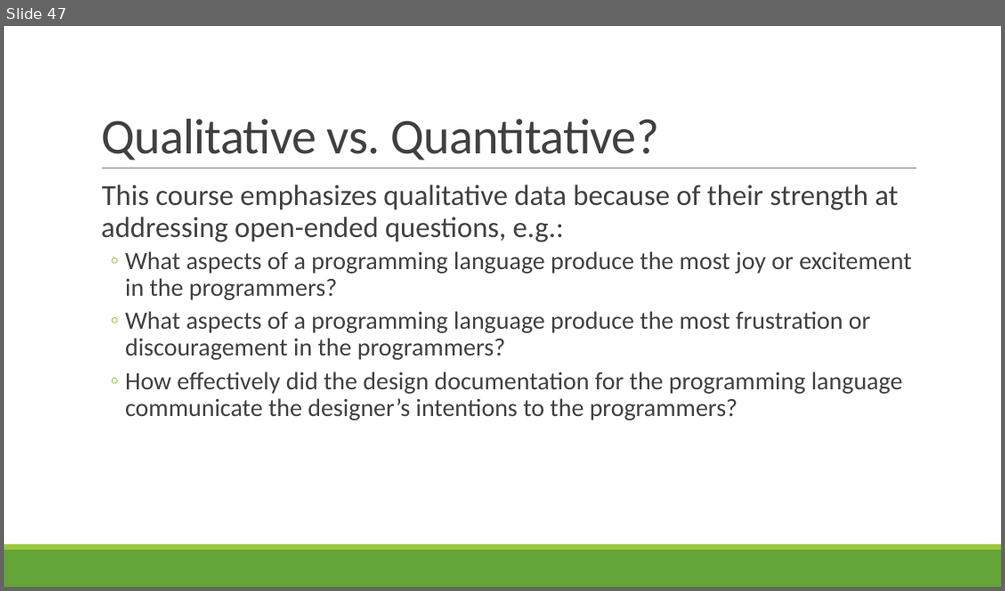
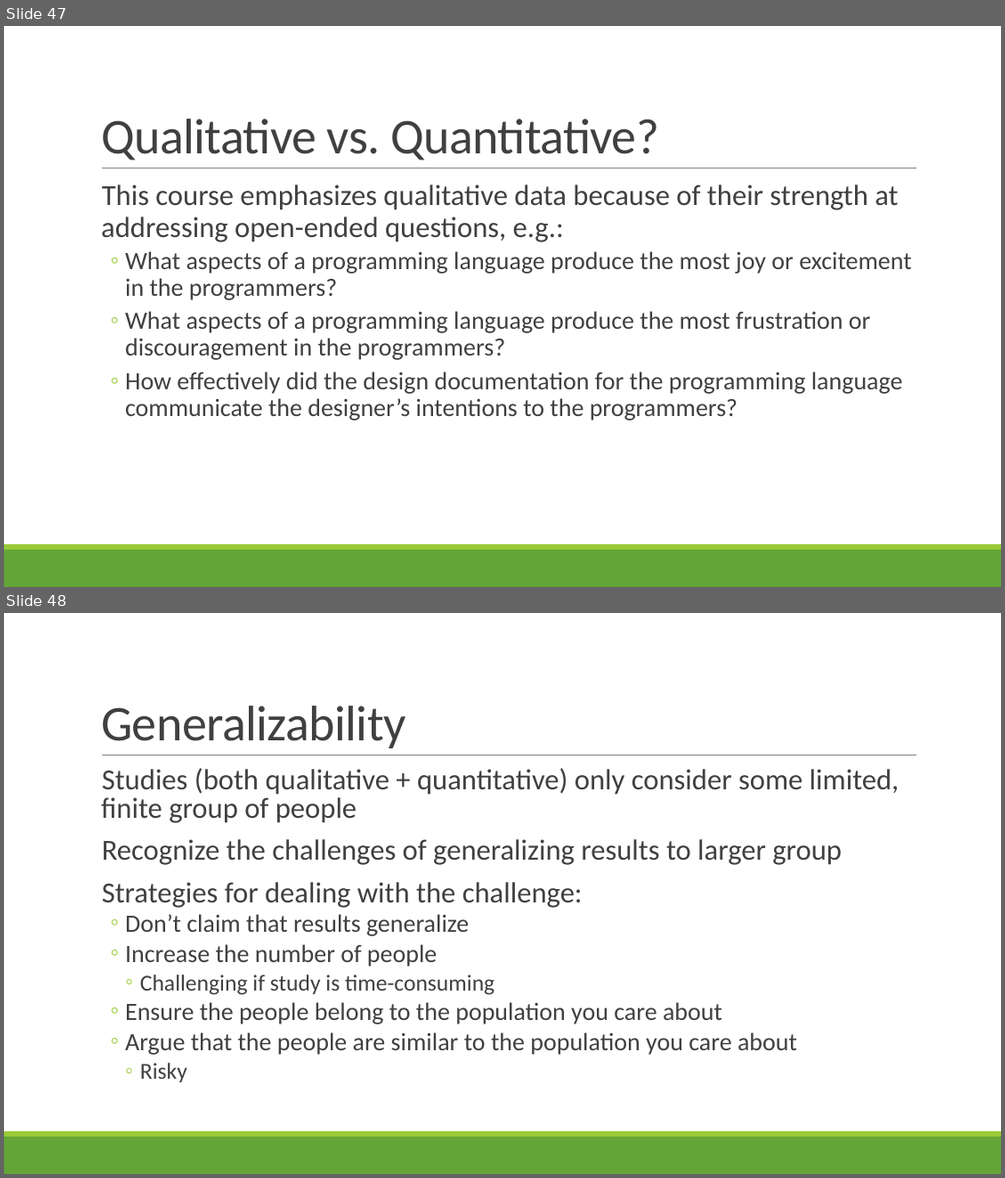
Before and after one commit to rbohrer/pl-course, a slide deck: LectureSlides/08Design1.pptx. Shown one above the other, each under a label of ours: slide 47 before the commit, slides 47 and 48 after it. The pictures are 1005x591 and 1005x1178 pixels, drawn with LibreOffice and Linux fonts; fonts in the diff are those of the drawing. Boxes give left, top, right and bottom in pixels: in the first picture for what was removed or moved away, otherwise in the second. Text is boxed around its words. In the diff, an @@ line names an element or a change of style, - is before the commit and + after.

```diff
--- a/LectureSlides/08Design1.pptx
+++ b/LectureSlides/08Design1.pptx
@@ slide 48 added at (x1=4, y1=613, x2=1001, y2=1174), background #FFFFFF; not listed: 3 template elements that a slide beside it also shows @@
@@ title added at (x1=101, y1=706, x2=405, y2=748), 48 pt, text #404040 @@
+Generalizability
@@ text added at (x1=101, y1=768, x2=899, y2=1082), 28 pt, text #404040 @@
+  Studies (both qualitative + quantitative) only consider some limited, finite group of people
+  Recognize the challenges of generalizing results to larger group
+  Strategies for dealing with the challenge:
+  ◦ Don’t claim that results generalize
+  ◦ Increase the number of people
+    ◦ Challenging if study is time-consuming
+  ◦ Ensure the people belong to the population you care about
+  ◦ Argue that the people are similar to the population you care about
+    ◦ Risky
```
Also in this commit, not shown: 1 slide changed, 8 other slides added, 2 slides removed.
